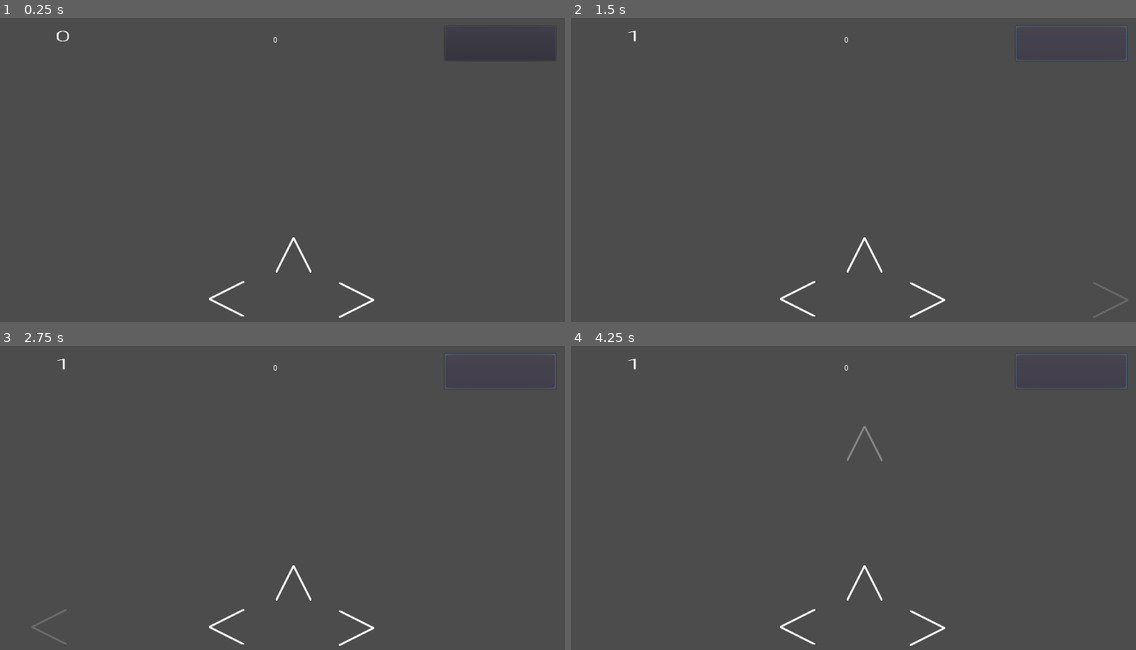
Above: before the commit, frames 1-4 (two rows, left to right).
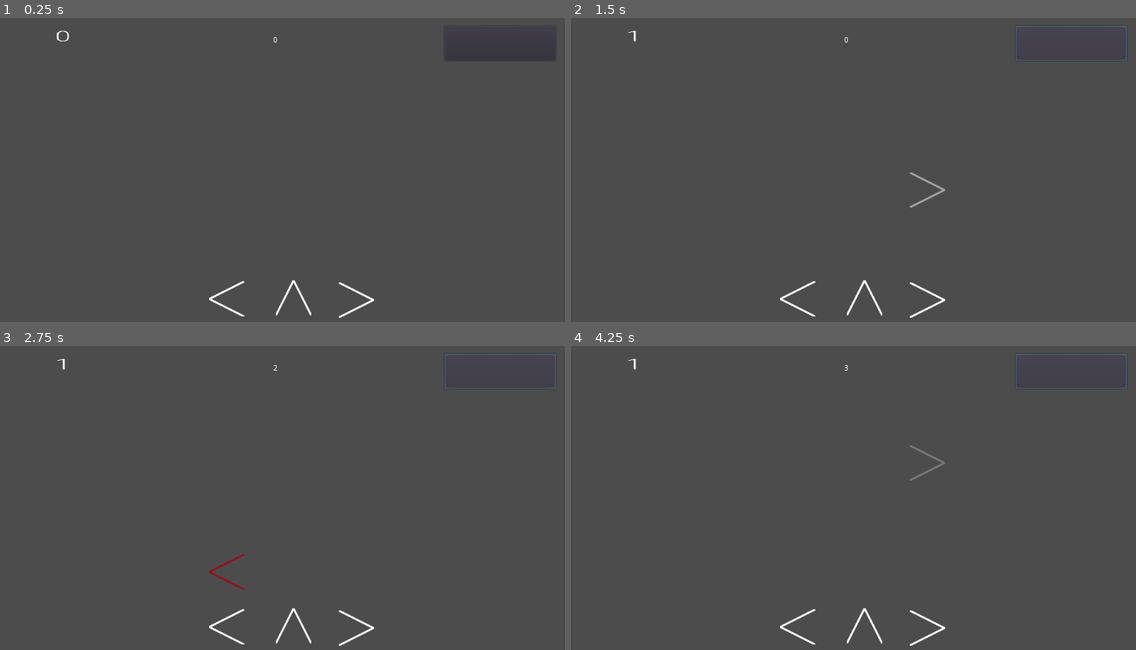
Above: after the commit, the same moments.

Repository: Sntx626/GameJam5
Game: Godot game, scene res://Scenes/MainScene.tscn
Two runs of this game, one before a commit and one after it. Both use one fixed random seed, a clock stepped at 60 frames per second and the inputs below.
Inputs (mouse positions are in pixels of both pictures, inside the frame that each line leads up to):
- Up to frame 1 (0.25 s): no input
- Up to frame 2 (1.5 s): click (1068, 42) at 0.5 s; hold Right (A_right) from 1.28 s (still down)
- Up to frame 3 (2.75 s): release Right (A_right) at 2.03 s; hold Left (A_left) from 2.03 s (still down)
- Up to frame 4 (4.25 s): release Left (A_left) at 2.78 s; hold Right (A_right) 2.78-3.53 s; hold Up (A_up) from 3.53 s (still down)

The runs differ from the first frame. In frame 1, 0.2% of the frame differs, in the area x 48-56%, y 72-98%; in frame 2, 0.4%; in frame 3, 0.4%; in frame 4, 0.4%, in the area x 48-67%, y 6-98%.

Commit message:
Added Zones and Color

Diff:
--- a/Scenes/TemplateGhostArrow.gd
+++ b/Scenes/TemplateGhostArrow.gd
@@ -6,17 +6,54 @@
 var timeTraveld = 0;
 var stopped = false;
 
+var stages_offset = [0.05, 0.15, 0.3]
+var stages_color = [[0, 171, 83], [245, 245, 66], [171, 0, 14]]
+var stages_points = [3, 2, 1]
+
+var canBePressed = false;
+
+var offset_time = 0.1
+var min_time = 1-offset_time
+var max_time = 1+offset_time
+
+func isPressable():
+	var pressTime = timeTraveld/time;
+	return pressTime > min_time && pressTime < max_time;
+
+func getStagePoints():
+	var pressTime = abs(1-timeTraveld/time);
+	for i in range(stages_offset.size()):
+		if (pressTime < stages_offset[i]):
+			return stages_points[i]
+	return 0;
+func setStageColor():
+	var pressTime = abs(1-timeTraveld/time);
+	for i in range(stages_offset.size()):
+		if (pressTime < stages_offset[i]):
+			set_color(stages_color[i][0], stages_color[i][1], stages_color[i][2])
+			return
+	set_color(255, 255, 255);
+
+
+func set_color(r, g, b):
+	modulate.r = r/255.0;
+	modulate.g = g/255.0;
+	modulate.b = b/255.0;
+
+
 func _ready():
+	set_color(255, 255, 255)
 	pass # Replace with function body.
 #update
 func _process(delta):
 	if not stopped:
 		timeTraveld += delta*1000;
+		setStageColor();
 		var procentage = timeTraveld/time;
 		var dir = end_pos - start_pos;
 		dir = dir * procentage;
 		dir += start_pos;
 		position = dir;
-		modulate.a = procentage;
-		if (timeTraveld > time):
+		modulate.a = (procentage) if (procentage < 1) else 0;
+		if (timeTraveld > time+time*offset_time):
 			stopped = true;
--- a/Scenes/TemplateGhostArrow.tscn
+++ b/Scenes/TemplateGhostArrow.tscn
@@ -4,5 +4,6 @@
 [ext_resource path="res://Scenes/TemplateGhostArrow.gd" type="Script" id=2]
 
 [node name="Sprite" type="Sprite"]
+modulate = Color( 0, 0.670588, 0.32549, 1 )
 texture = ExtResource( 1 )
 script = ExtResource( 2 )
--- a/Scenes/UI.gd
+++ b/Scenes/UI.gd
@@ -3,8 +3,11 @@
 var templateRight = "   .     "
 var templateLeft =  "      .  "
 
-var bpm = 150;
+var bpm = 180;
+var showTime = 1000;
+
 var frequenz = 60000/bpm;
+
 
 var arrow_up_list = [];
 var arrow_right_list = [];
@@ -23,73 +26,48 @@
 	points = newPoints;
 	$UI/Points.text = str(newPoints);
 
+func addArrow(parent, list):
+		var instance = template.instance();
+		var endPos = parent.position;
+		instance.position = parent.position;
+		instance.scale = parent.scale;
+		instance.rotation_degrees = parent.rotation_degrees;
+		instance.set("time", showTime)
+		instance.set("start_pos", Vector2(endPos.x, endPos.y - 400))
+		instance.set("end_pos", Vector2(endPos.x, endPos.y))
+		list.append(instance);
+		add_child(instance);
+
+func pressedRowEvent(row):
+	if (row.size() > 0):
+		updatePoints(points+row[0].getStagePoints());
+		remove_child(row[0]);
+		row.remove(0);
+
+func clearRowFromStopped(row):
+	while (row.size() > 0 && row[0].get("stopped") == true):
+		remove_child(row[0])
+		row.remove(0)
+
 func _process(delta):
 	timeCollapsed += delta * 1000;
 	if (Input.is_action_just_released("A_up")):
-		if (arrow_up_list.size() > 0):
-			var timing = arrow_up_list[0].get('timeTraveld')/arrow_up_list[0].get('time');
-			if (timing > 0.8 && timing < 0.95):
-				updatePoints(points+1);
-			remove_child(arrow_up_list[0]);
-			arrow_up_list.remove(0);
+		pressedRowEvent(arrow_up_list);
 	if (Input.is_action_just_released("A_left")):
-		if (arrow_left_list.size() > 0):
-			var timing = arrow_left_list[0].get('timeTraveld')/arrow_left_list[0].get('time');
-			if (timing > 0.8 && timing < 0.95):
-				updatePoints(points+1);
-			remove_child(arrow_left_list[0]);
-			arrow_left_list.remove(0);
+		pressedRowEvent(arrow_left_list);
 	if (Input.is_action_just_released("A_right")):
-		if (arrow_right_list.size() > 0):
-			var timing = arrow_right_list[0].get('timeTraveld')/arrow_right_list[0].get('time');
-			if (timing > 0.8 && timing < 0.95):
-				updatePoints(points+1);
-			remove_child(arrow_right_list[0]);
-			arrow_right_list.remove(0);
+		pressedRowEvent(arrow_right_list);
 
 	while (timeCollapsed > frequenz):
 		print($UI/ArrowTop.position)
 		tick += 1;
 		timeCollapsed -= frequenz;
 		if (templateUp[tick%templateUp.length()] == '.'):
-			var instance = template.instance();
-			var endPos = $UI/ArrowTop.position;
-			instance.scale = $UI/ArrowTop.scale;
-			instance.set("start_pos", Vector2(endPos.x, endPos.y - 400))
-			instance.set("end_pos", Vector2(endPos.x, endPos.y + 50))
-			arrow_up_list.append(instance);
-			add_child(instance);
+			addArrow($UI/ArrowTop, arrow_up_list);
 		if (templateRight[tick%templateUp.length()] == '.'):
-			var instance = template.instance();
-			instance.scale = $UI/ArrowRight.scale;
-			var endPos = $UI/ArrowRight.position;
-			#instance.set("start_pos", Vector2(endPos.x, endPos.y - 400))
-			#instance.set("end_pos", Vector2(endPos.x, endPos.y + 50))
-			instance.set("start_pos", Vector2(endPos.x + 400, endPos.y))
-			instance.set("end_pos", Vector2(endPos.x - 50, endPos.y))
-			instance.rotation_degrees = 90;
-			arrow_right_list.append(instance);
-			add_child(instance);
+			addArrow($UI/ArrowRight, arrow_right_list);
 		if (templateLeft[tick%templateUp.length()] == '.'):
-			var instance = template.instance();
-			var endPos = $UI/ArrowLeft.position;
-			instance.scale = $UI/ArrowLeft.scale;
-			#instance.set("start_pos", Vector2(endPos.x, endPos.y - 400))
-			#instance.set("end_pos", Vector2(endPos.x, endPos.y + 50))
-			instance.set("start_pos", Vector2(endPos.x - 400, endPos.y))
-			instance.set("end_pos", Vector2(endPos.x + 50, endPos.y))
-			instance.rotation_degrees = -90;
-			arrow_left_list.append(instance);
-			add_child(instance);
-	while (arrow_up_list.size() > 0 && arrow_up_list[0].get('stopped') == true):
-		remove_child(arrow_up_list[0]);
-		arrow_up_list.remove(0);
-		pass;
-	while (arrow_right_list.size() > 0 && arrow_right_list[0].get('stopped') == true):
-		remove_child(arrow_right_list[0]);
-		arrow_right_list.remove(0);
-		pass;
-	while (arrow_left_list.size() > 0 && arrow_left_list[0].get('stopped') == true):
-		remove_child(arrow_left_list[0]);
-		arrow_left_list.remove(0);
-		pass;
+			addArrow($UI/ArrowLeft, arrow_left_list);
+	clearRowFromStopped(arrow_up_list)
+	clearRowFromStopped(arrow_left_list)
+	clearRowFromStopped(arrow_right_list)
--- a/Scenes/UI.tscn
+++ b/Scenes/UI.tscn
@@ -22,7 +22,7 @@
 texture = ExtResource( 1 )
 
 [node name="ArrowTop" type="Sprite" parent="UI"]
-position = Vector2( 532.082, 437.268 )
+position = Vector2( 532.082, 514.63 )
 scale = Vector2( 0.5, 0.5 )
 texture = ExtResource( 1 )
 
